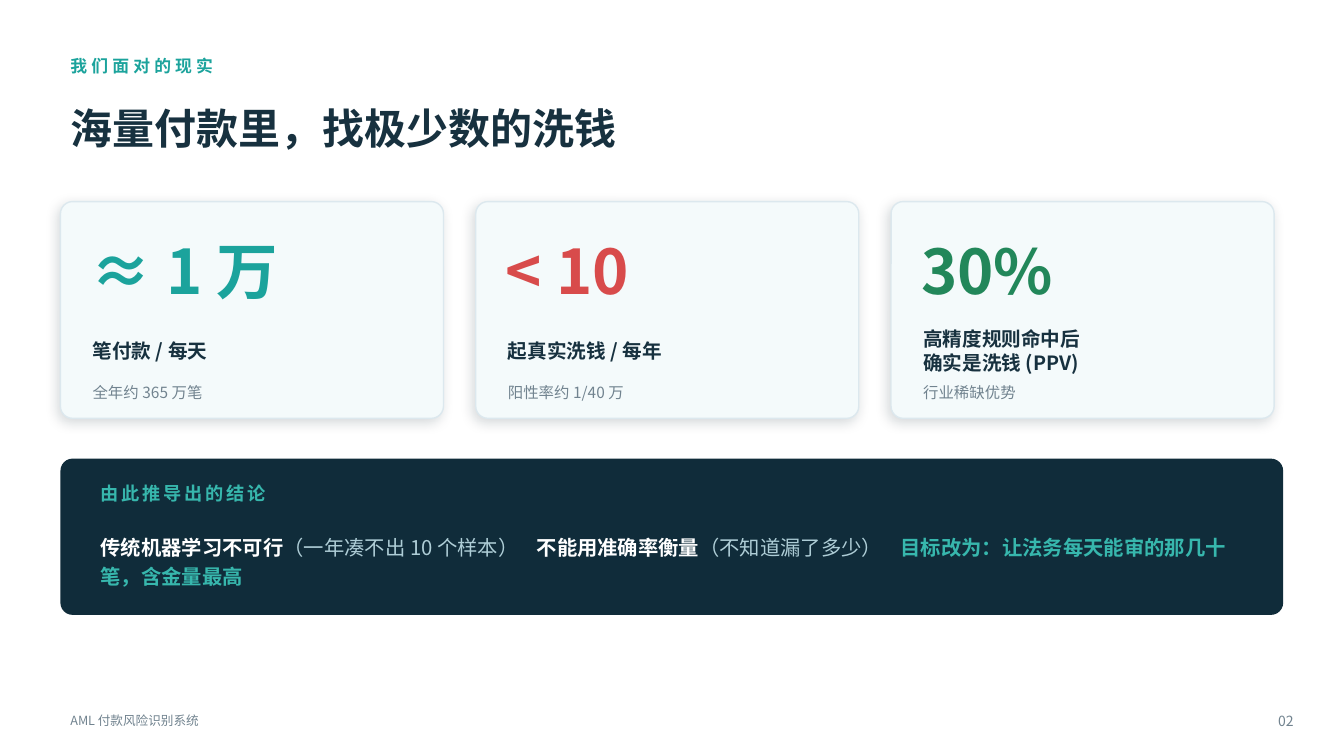
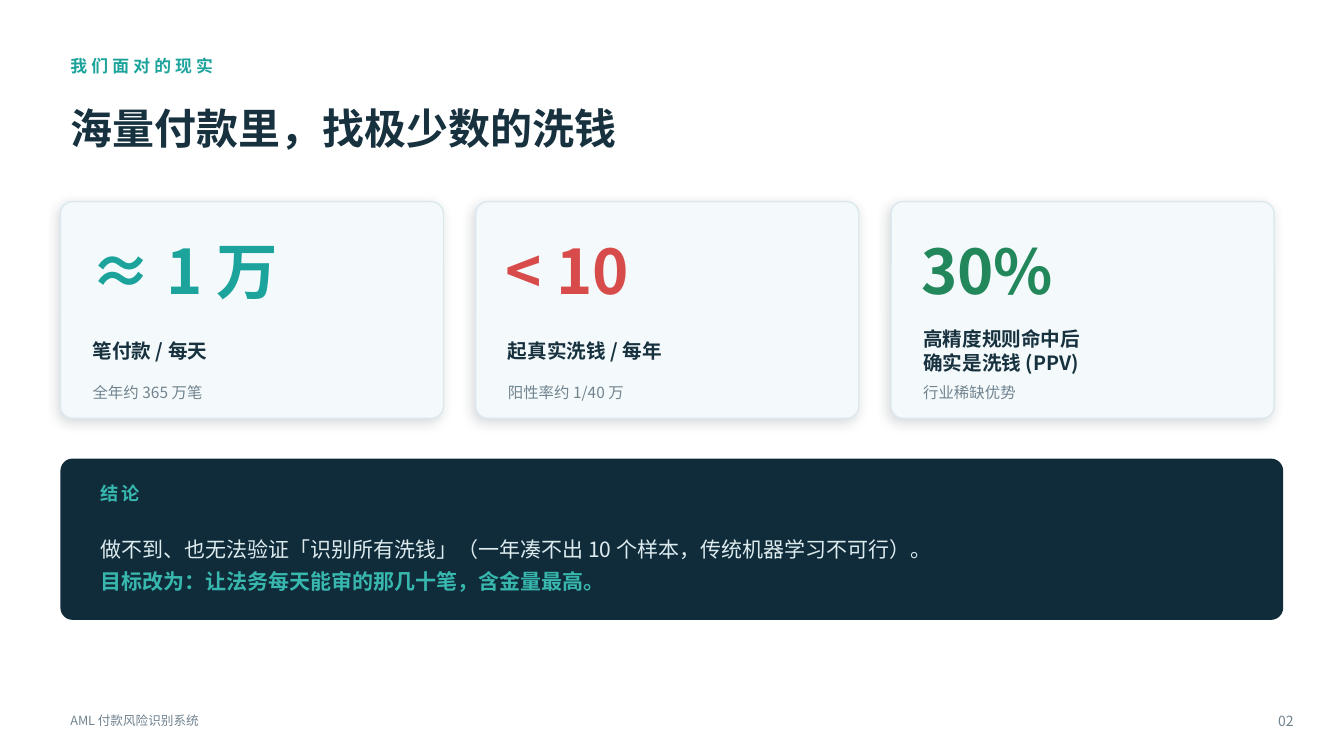
Before and after one commit to strangeromo-cloud/aml-backend, a slide deck: slide 2 of ppt/AML系统讲解-法务版.pptx. Drawn at 1344x756 pixels with LibreOffice and Linux fonts; fonts in the diff are those of the drawing. Boxes give left, top, right and bottom in pixels: in the first picture for what was removed or moved away, otherwise in the second. Text is boxed around its words. In the diff, an @@ line names an element or a change of style, - is before the commit and + after.

```diff
--- a/ppt/AML系统讲解-法务版.pptx
+++ b/ppt/AML系统讲解-法务版.pptx
@@ rounded rectangle: place and size @@
-rounded rectangle at (60, 459, 1284, 615)
+rounded rectangle at (60, 459, 1284, 620)
@@ rounded rectangle at (60, 459, 1284, 620): proportions changed @@
@@ text at (101, 484, 140, 502): text changed @@
-由此推导出的结论
+结论
@@ text at (101, 539, 931, 592): text changed; size 14.5 to 15 pt; text colour #37B7AD to #DDEBEF; bold off @@
-传统机器学习不可行（一年凑不出 10 个样本） 不能用准确率衡量（不知道漏了多少） 目标改为：让法务每天能审的那几十笔，含金量最高
+做不到、也无法验证「识别所有洗钱」（一年凑不出 10 个样本，传统机器学习不可行）。
+目标改为：让法务每天能审的那几十笔，含金量最高。
```
Also in this commit, not shown: 6 other slides changed, 5 slides removed, 1 other file.
